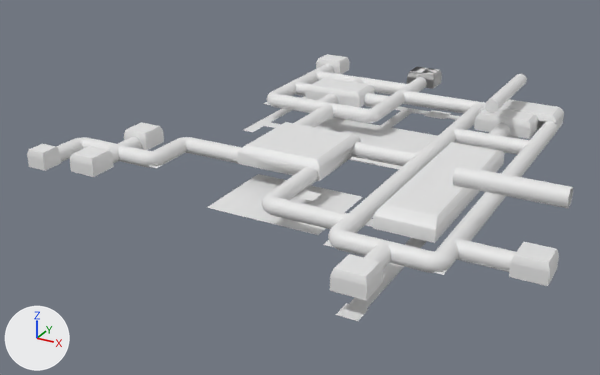
An edit to the FBX model SummerHorrorJam/Assets/Prefabs/ESTACIONSUB.fbx, drawn before and after from the same camera.
The view is the same before and after, from a 50 mm camera at (141.0, -282.0, 129.0) aimed at (-6.0, -15.0, -5.0). Lighting does not change. The marker at lower left points along +X, +Y and +Z. Where no turn or scale is listed for an object, it has been applied to the vertices.
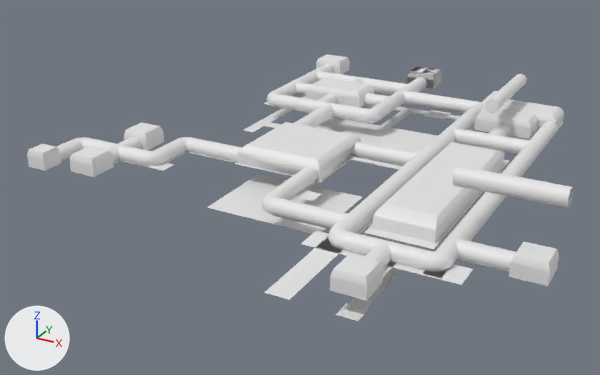
Where the newer file only moved an object's origin or applied its transform, the numbers keep the older frame.

What the commit changed:
Object 'Plane.003' (ob_plane_003) is rescaled from (18.4, 2.84, 2.84) to (22.2, 3.41, 3.41).
Object 'Plane.012' (ob_plane_012) is rescaled from (76.6, 2.84, 2.84) to (111.0, 4.1, 4.1).
Object 'Plane.032' (ob_plane_032) is rescaled from (10.0, 2.84, 2.84) to (18.4, 4.69, 4.69).
Object 'Plane.025' (ob_plane_025) is rescaled from (17.0, 2.84, 2.84) to (18.4, 3.07, 3.07).
Object 'Plane.028' (ob_plane_028) moves from (55.0, -72.0, 7.4) to (55.0, -72.5, 7.4).
Object 'Plane.028' (ob_plane_028) is rescaled from (14.2, 2.84, 2.84) to (26.4, 5.28, 5.28).
Object 'Plane.038' (ob_plane_038) is rescaled from (38.0, 10.7, 1.24) to (42.3, 11.9, 1.38).
Object 'Plane' (ob_plane) is rescaled from (17.0, 17.0, 2.84) to (18.9, 18.9, 3.15).
Object 'Plane.027' (ob_plane_027) is rescaled from (76.6, 2.84, 2.84) to (78.8, 2.92, 2.92).
Object 'Plane.001' (ob_plane_001) is rescaled from (12.8, 2.84, 2.84) to (16.0, 3.56, 3.56).

Pixel boxes (x1, y1, x2, y2) of what changed, in the pictures (600 x 375 px):
'Plane.012', rescaled: before (324, 123, 475, 247); after (264, 91, 498, 300)
'Plane.028', moved, rescaled (not visible before): after (301, 231, 473, 285)
'Plane.038', rescaled (not visible before): after (364, 160, 509, 249)
'Plane', rescaled (not visible before): after (235, 156, 355, 182)
'Plane.003', rescaled: before (148, 163, 166, 168); after (119, 160, 173, 171)
'Plane.027', rescaled (9% wider): before (434, 123, 563, 275); after (423, 122, 564, 278)
'Plane.025', rescaled: before (258, 180, 317, 213); after (256, 181, 317, 216)
'Plane.032', rescaled (not visible before): after (383, 262, 396, 277)
'Plane.001', rescaled (not visible before): after (188, 152, 237, 163)
